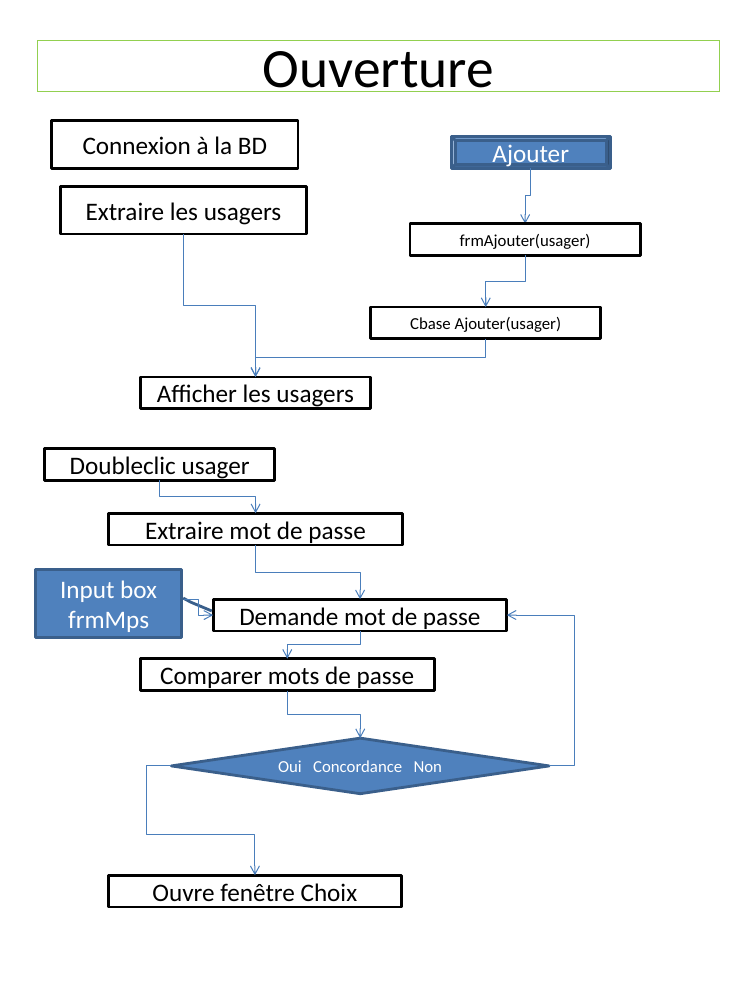
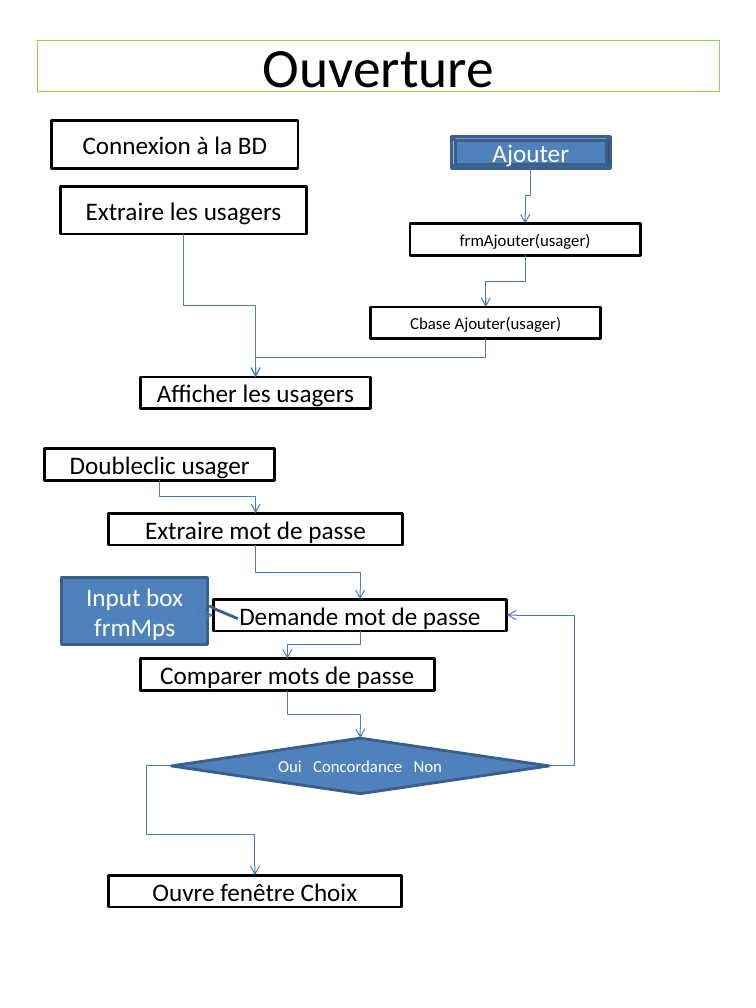
Before and after one commit to HamelJacques/Gestion_Mtps_v2, a slide deck: slide 2 of GMPTS2.pptx. Drawn at 756x1008 pixels with LibreOffice and Linux fonts; fonts in the diff are those of the drawing. Boxes give left, top, right and bottom in pixels: in the first picture for what was removed or moved away, otherwise in the second. Text is boxed around its words. In the diff, an @@ line names an element or a change of style, - is before the commit and + after.

Commit message:
Ajout pptx2

```diff
--- a/GMPTS2.pptx
+++ b/GMPTS2.pptx
@@ border callout "Input box frmMps": place and size @@
-border callout "Input box frmMps" at bbox=[36, 570, 182, 637]
+border callout "Input box frmMps" at bbox=[61, 578, 208, 645]
```
